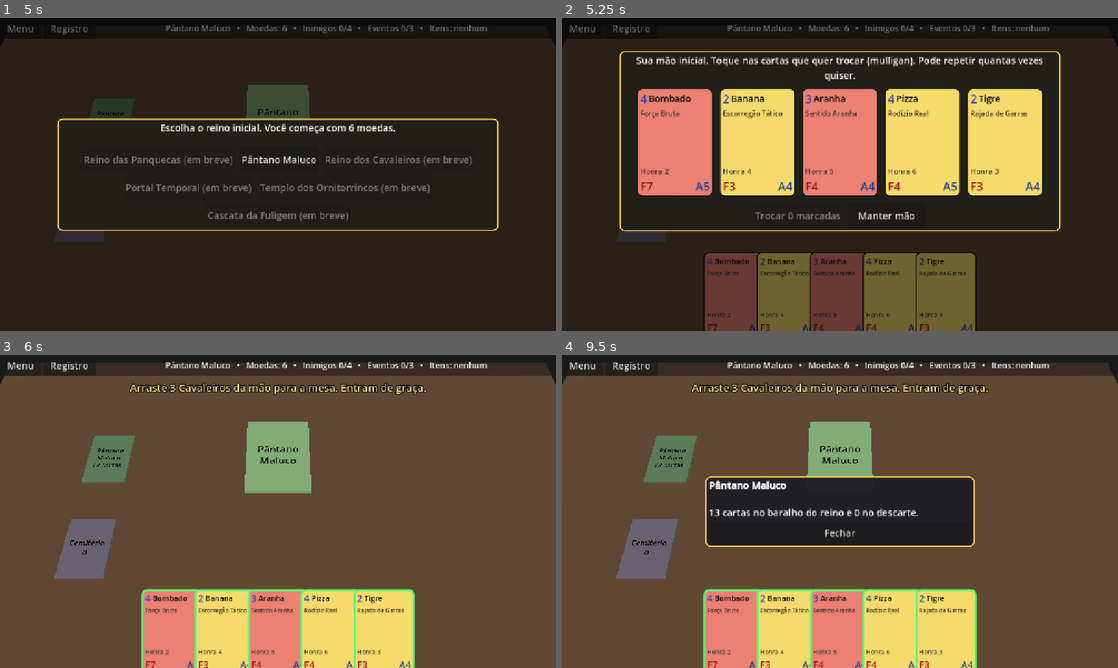
Above: before the commit, frames 1-4 (two rows, left to right).
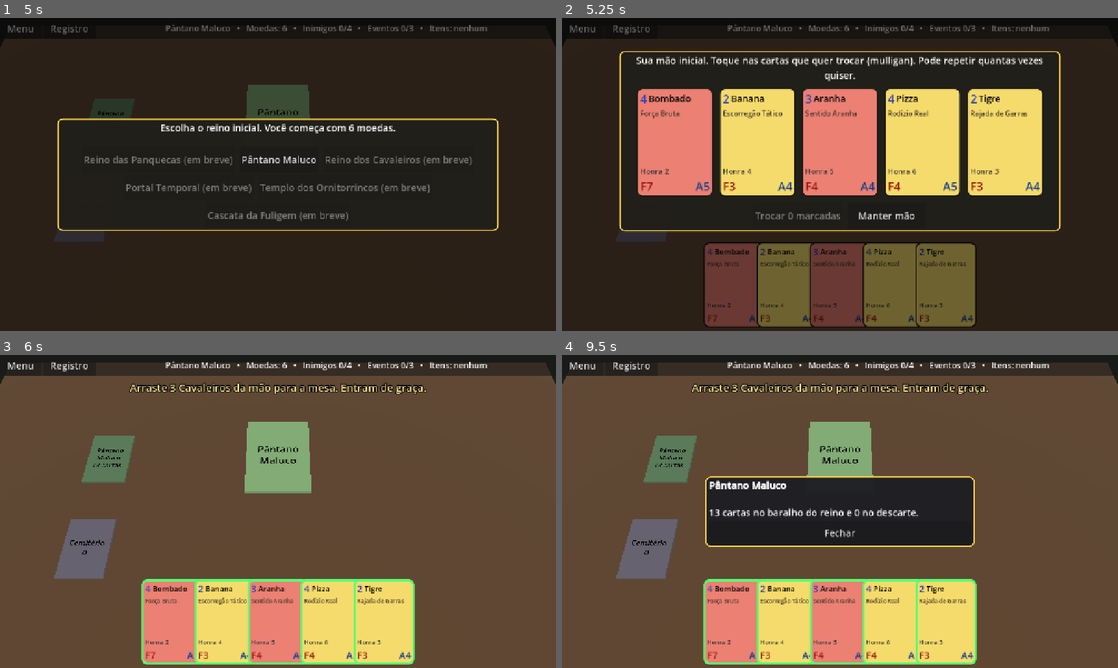
Above: after the commit, the same moments.

Repository: gabrielcamargols/Madly-Knights-
Game: Godot game, scene res://cenas/menu.tscn
Two runs of this game, one before a commit and one after it. Both use one fixed random seed, a clock stepped at 60 frames per second and the inputs below.
Inputs (mouse positions are in pixels of both pictures, inside the frame that each line leads up to):
- Up to frame 1 (5 s): click "Jogar" at 0.5 s; click "Começar partida" at 1.25 s; click "Registro" at 2 s; click "Registro" at 2.75 s; click "Registro" at 3.5 s; click "Menu" at 4.25 s
- Up to frame 2 (5.25 s): click "Pântano Maluco" at 5 s
- Up to frame 3 (6 s): click "Manter mão" at 5.75 s
- Up to frame 4 (9.5 s): tap Enter at 6.5, 8 s; move the mouse to (962, 495) at 6.52 s; click (962, 495) at 6.67 s; tap Space at 7.25, 8.75 s; drag from (728, 527) to (812, 574) at 7.27 s; move the mouse to (895, 442) at 8.02 s; click (895, 442) at 8.17 s; drag from (812, 574) to (673, 464) at 8.77 s

Frame 1 is identical in both runs. In frame 2, 3.6% of the frame differs, in the area x 25-75%, y 71-100%; in frame 3, 4.4%; in frame 4, 4.4%.

Commit message:
Mão inteira visível; captura cobre o ataque
Co-Authored-By: Claude Opus 5.5 <noreply@anthropic.com>
Claude-Session: https://claude.ai/code/session_019CTdQ62Kcrqj4R4TCAnCR5

Diff:
--- a/scripts/apresentacao/principal.gd
+++ b/scripts/apresentacao/principal.gd
@@ -737,7 +737,7 @@
 	mao_2d.set_anchors_and_offsets_preset(Control.PRESET_CENTER_BOTTOM)
 	mao_2d.grow_horizontal = Control.GROW_DIRECTION_BOTH
 	mao_2d.grow_vertical = Control.GROW_DIRECTION_BEGIN
-	mao_2d.offset_bottom = 14  # a mão encosta na borda, como nos jogos de cartas
+	mao_2d.offset_bottom = -8
 	mao_2d.alignment = BoxContainer.ALIGNMENT_CENTER
 	mao_2d.add_theme_constant_override("separation", -18)
 
--- a/testes/captura.gd
+++ b/testes/captura.gd
@@ -35,6 +35,11 @@
 			_apertar("Manter ordem atual")
 			await _esperar(0.5)
 	_salvar("5_preparacao")
+	# Põe um inimigo no topo do reino para a captura mostrar o ataque.
+	var baralho: Array = cena.partida.baralhos_reino[cena.jogador.reino_atual]
+	if baralho.has("mercenario_do_deserto"):
+		baralho.erase("mercenario_do_deserto")
+		baralho.push_front("mercenario_do_deserto")
 	_apertar("Explorar o reino")
 	for passo in 80:
 		await _esperar(0.4)
